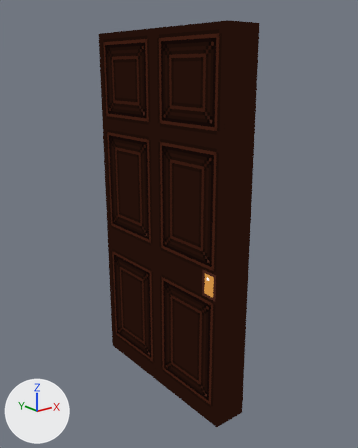
Renders of the Blender file Assets/Models/Entities/SingleDoor/SingleDoor.blend from each side of a commit.
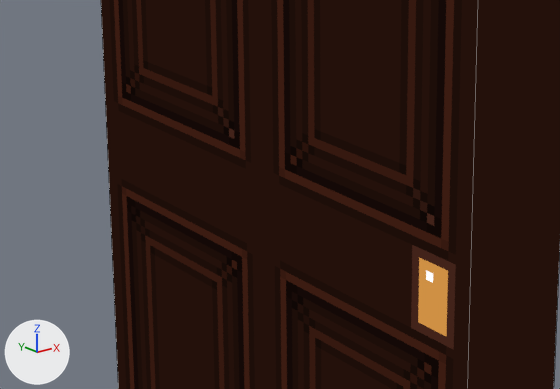
Old and new are each drawn whole from a 50 mm camera at (-1.8, -2.215, 1.902) aimed at (-0.06, -0.04, 1.032) and again close up on the part from 21% to 69% of the width and 43% to 70% of the height. The lights are fixed; the arrows at lower left show +X, +Y and +Z. The close-ups show mesh edges as thin lines.

Objects in the first close-up: 'Door'.
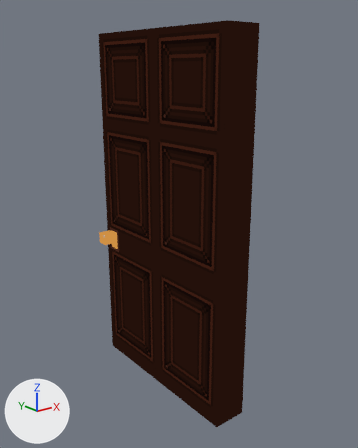
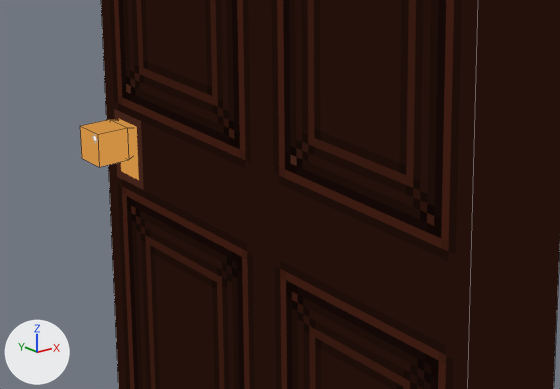
Diff of the bpy script that builds the scene:
```diff
--- a/Assets/Models/Entities/SingleDoor/SingleDoor.blend.py
+++ b/Assets/Models/Entities/SingleDoor/SingleDoor.blend.py
@@ me_cube @@
 me_cube.from_pydata(...)  # 20 vertices, 16 faces; spans x -0.2..0.08, y -0.55..0.55, z 0.0..2.1
 # used by ob_door; location = (0.0, 0.0, 0.0)
+# me_cube part 1: the loose piece of 12 vertices spanning x -0.04..0.08, y 0.44..0.51, z 0.82..0.88 is copied, and the copy is mirrored in x about its middle, then moved by (-0.24, 0.0, 0.0); it spans x -0.28..-0.16, y 0.44..0.51, z 0.82..0.88
 me_cube.materials.append(mat_doormat)
```

Boxes (x1, y1, x2, y2) around the edits, measured in the close-ups (560 x 389 px):
'Door', reshaped: before (101, 0, 560, 389); after (80, 0, 560, 389)
part 1 of me_cube, added (orange): after (80, 119, 134, 167)
